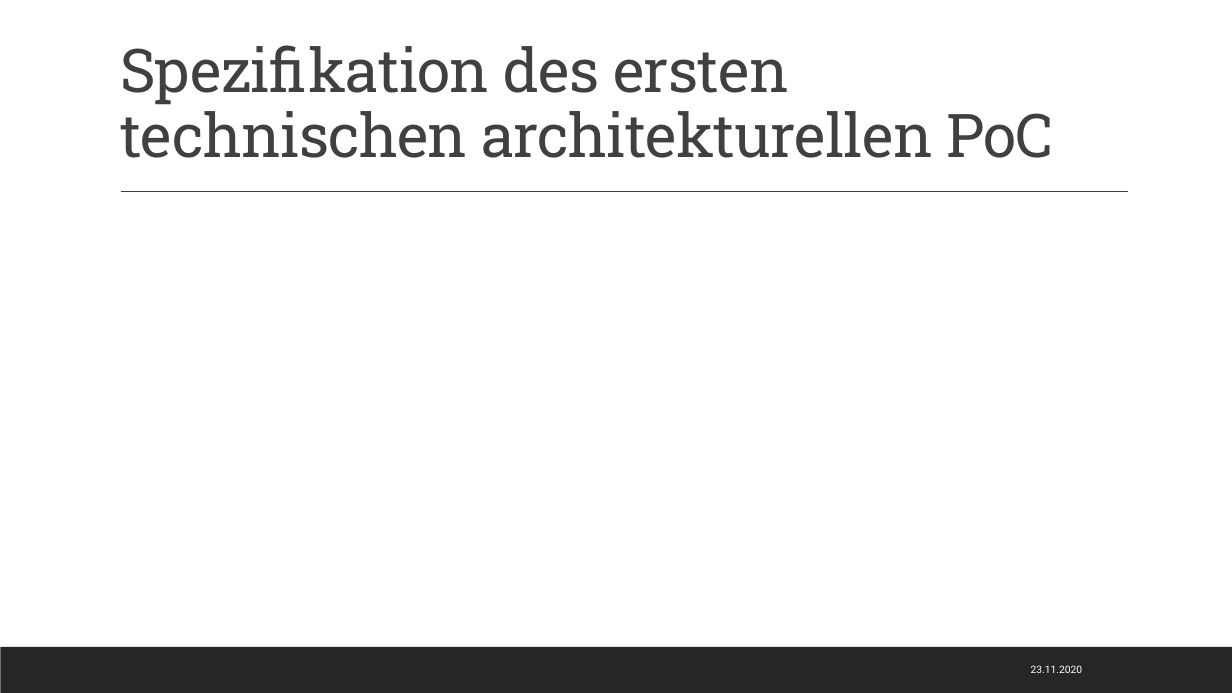
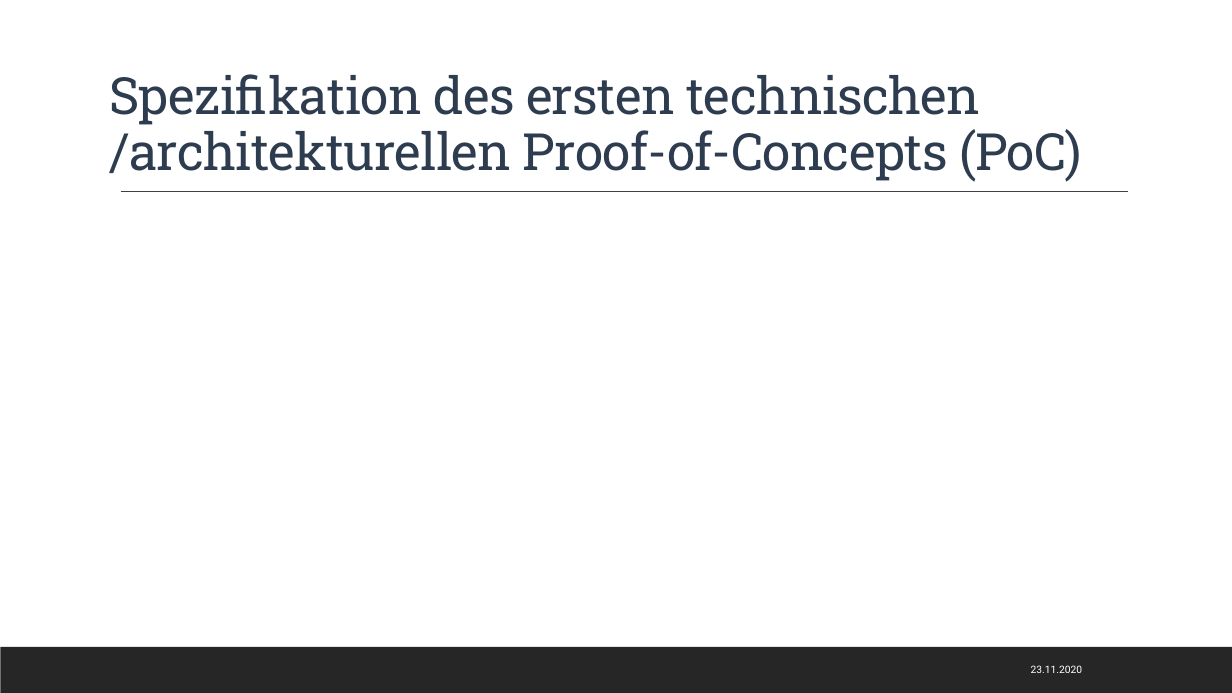
Before and after one commit to Kplacken/EPWS2020SerttasPlackenhohn, a slide deck: slide 13 of Audit 1/Life‘s Good.pptx. Drawn at 1232x693 pixels with LibreOffice and Linux fonts; fonts in the diff are those of the drawing. Boxes give left, top, right and bottom in pixels: in the first picture for what was removed or moved away, otherwise in the second. Text is boxed around its words. In the diff, an @@ line names an element or a change of style, - is before the commit and + after.

```diff
--- a/Audit 1/Life‘s Good.pptx
+++ b/Audit 1/Life‘s Good.pptx
@@ title at [109,74,1082,182]: text changed; size 47 to 40 pt; text colour #404040 to #2E3C50 @@
-Spezifikation des ersten technischen architekturellen PoC
+Spezifikation des ersten technischen /architekturellen Proof-of-Concepts (PoC)
```
Also in this commit, not shown: 2 other slides changed.
